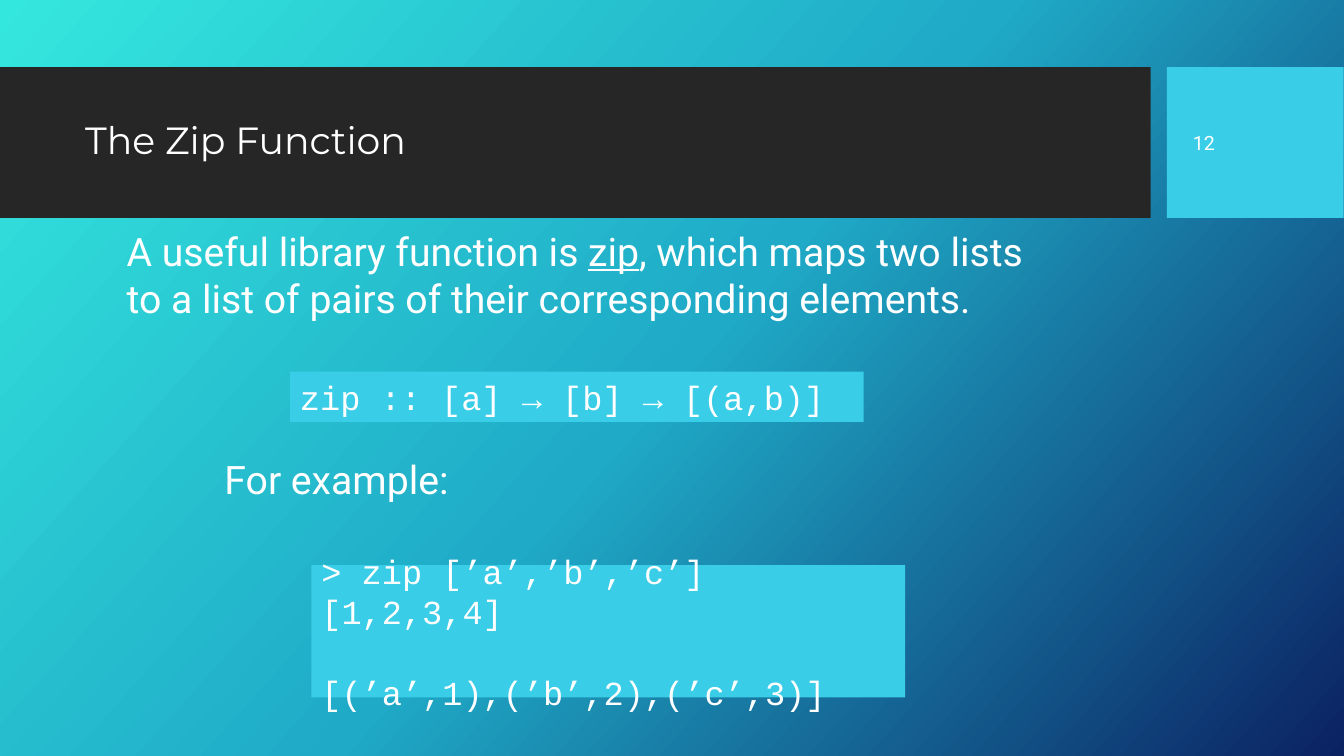
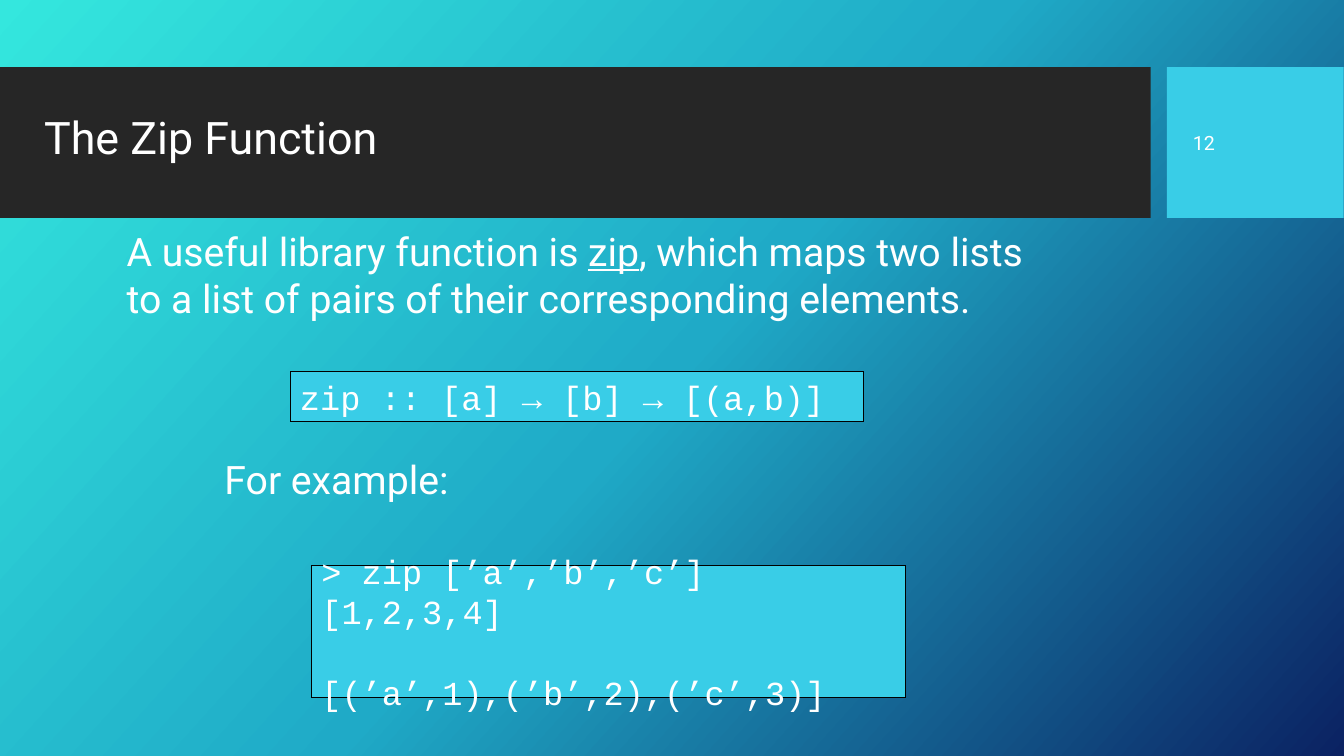
Before and after one commit to Fun-Prog-26/fun-prog-26, a slide deck: slide 13 of topic05-list-comprehensions/unit-05a-lectures/talk-1/a-list-comprehensions.pptx. Drawn at 1344x756 pixels with LibreOffice and Linux fonts; fonts in the diff are those of the drawing; background and template pictures are left out. Boxes give left, top, right and bottom in pixels: in the first picture for what was removed or moved away, otherwise in the second. Text is boxed around its words. In the diff, an @@ line names an element or a change of style, - is before the commit and + after.

```diff
--- a/topic05-list-comprehensions/unit-05a-lectures/talk-1/a-list-comprehensions.pptx
+++ b/topic05-list-comprehensions/unit-05a-lectures/talk-1/a-list-comprehensions.pptx
@@ title "The Zip Function": place and size @@
-title "The Zip Function" at [85,126,406,162]
+title "The Zip Function" at [44,120,377,163]
@@ title "The Zip Function" at [44,120,377,163]: size 27 to 32 pt, font Montserrat to Roboto @@
@@ rectangle "zip :: [a] → [b] ..." at [290,372,864,422]: outline none to #000000 0.75 pt @@
@@ rectangle "> zip [’a’,’b’,’c’] [1,2,3,4]" at [312,566,905,698]: outline none to #000000 0.75 pt @@
```
Also in this commit, not shown: 19 other slides changed, 17 other files.
